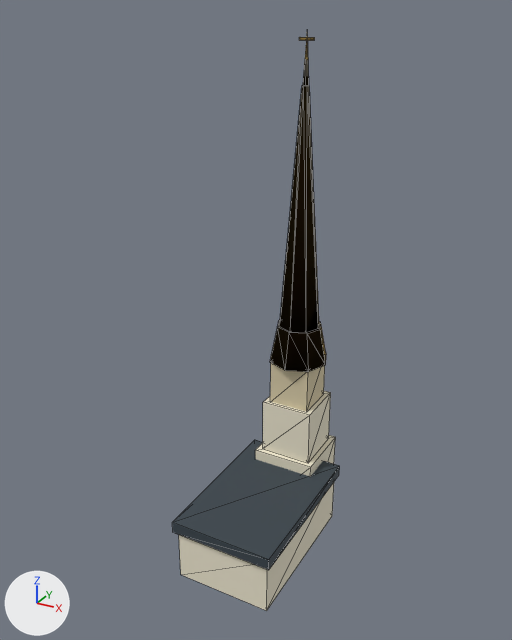
The glTF model assets/models/fortress.glb as it was, and as the next commit left it.
One viewpoint serves both versions: a 50 mm camera at (14.5, -28.9, 26.6) aimed at (-0.6, -1.5, 12.9). Every picture has the same lights, and +X, +Y and +Z are marked at lower left. The picture after the commit comes second. Mesh edges are drawn as thin lines. Vertices at exactly the same position are counted once.

The first picture shows 'fortress'.
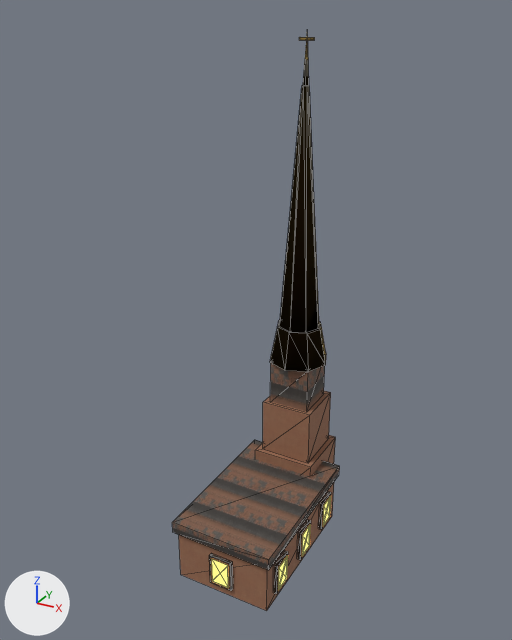
Pixel boxes [x1, y1, x2, y2] of what changed, in the pictures (512 x 640 px):
part 1 of me_fortress, added: after [209, 554, 233, 591]
part 2 of me_fortress, added: after [319, 492, 331, 530]
part 3 of me_fortress, added: after [298, 519, 311, 560]
part 4 of me_fortress, added: after [274, 551, 288, 594]
part 5 of me_fortress, added: after [211, 558, 229, 588]
part 6 of me_fortress, added: after [322, 496, 331, 527]
part 7 of me_fortress, added: after [302, 524, 311, 557]
part 8 of me_fortress, added: after [278, 555, 288, 591]
part 9 of me_fortress, recoloured (pale yellow to brown): [179, 391, 335, 611] in both
part 10 of me_fortress, recoloured: [172, 440, 340, 570] in both
part 11 of me_fortress, recoloured (darker): [270, 363, 325, 411] in both

Patch to the scene script:
```diff
--- a/assets/models/fortress.glb.py
+++ b/assets/models/fortress.glb.py
@@ mat_realtrim @@
+mat_realtrim = bpy.data.materials.new('realTrim')
+# uses the picture img_image_3
+# uses the picture img_image_4
+# uses the picture img_image_5
@@ mat_realplaster @@
+mat_realplaster = bpy.data.materials.new('realPlaster')
+# uses the picture img_image_0
+# uses the picture img_image_1
+# uses the picture img_image_2
@@ me_fortress @@
-me_fortress.from_pydata(...)  # 90 vertices, 148 faces; spans x -2.7..2.7, y -6.2..3.9, z 0.0..25.8
+me_fortress.from_pydata(...)  # 218 vertices, 340 faces; spans x -2.7..2.7, y -6.2..3.9, z 0.0..25.8
+# me_fortress part 1: a new loose piece, a box spanning x -0.6..0.6, y -6.16..-5.96, z 0.5..2.2, in mat_frame (black #2a2622)
+# me_fortress part 2: a new loose piece, a box spanning x 2.46..2.66, y 0.07..1.27, z 0.5..2.2, in mat_frame (black #2a2622)
+# me_fortress part 3: a new loose piece, a box spanning x 2.46..2.66, y -2.6..-1.4, z 0.5..2.2, in mat_frame (black #2a2622)
+# me_fortress part 4: a new loose piece, a box spanning x 2.46..2.66, y -5.27..-4.07, z 0.5..2.2, in mat_frame (black #2a2622)
+# me_fortress part 5: a new loose piece, a box spanning x -0.475..0.475, y -6.21..-6.15, z 0.625..2.075, in mat_glass (black #0a0e16, glowing orange #ffb060)
+# me_fortress part 6: a new loose piece, a box spanning x 2.65..2.71, y 0.192..1.142, z 0.625..2.075, in mat_glass (black #0a0e16, glowing orange #ffb060)
+# me_fortress part 7: a new loose piece, a box spanning x 2.65..2.71, y -2.475..-1.525, z 0.625..2.075, in mat_glass (black #0a0e16, glowing orange #ffb060)
+# me_fortress part 8: a new loose piece, a box spanning x 2.65..2.71, y -5.142..-4.192, z 0.625..2.075, in mat_glass (black #0a0e16, glowing orange #ffb060)
+# me_fortress part 9: 36 faces spanning x -2.5..2.5, y -6.0..3.9, z 0.0..7.0 switch from mat_paper (pale yellow #ede6cf) to mat_realplaster
+# me_fortress part 10: 12 faces spanning x -2.7..2.7, y -6.2..2.2, z 2.8..3.4 switch from mat_graphite (greyish blue #3c474f) to mat_realtrim
+# me_fortress part 11: 12 faces spanning x -1.1..1.1, y 1.1..3.3, z 6.9..9.4 switch from mat_stone (beige #d8cba8) to mat_realtrim
+# other edits to the shape of me_fortress do not show in these pictures
 me_fortress.materials.append(mat_brass)
+me_fortress.materials.append(mat_frame)  # black #2a2622
+me_fortress.materials.append(mat_glass)  # black #0a0e16, glowing orange #ffb060
```
